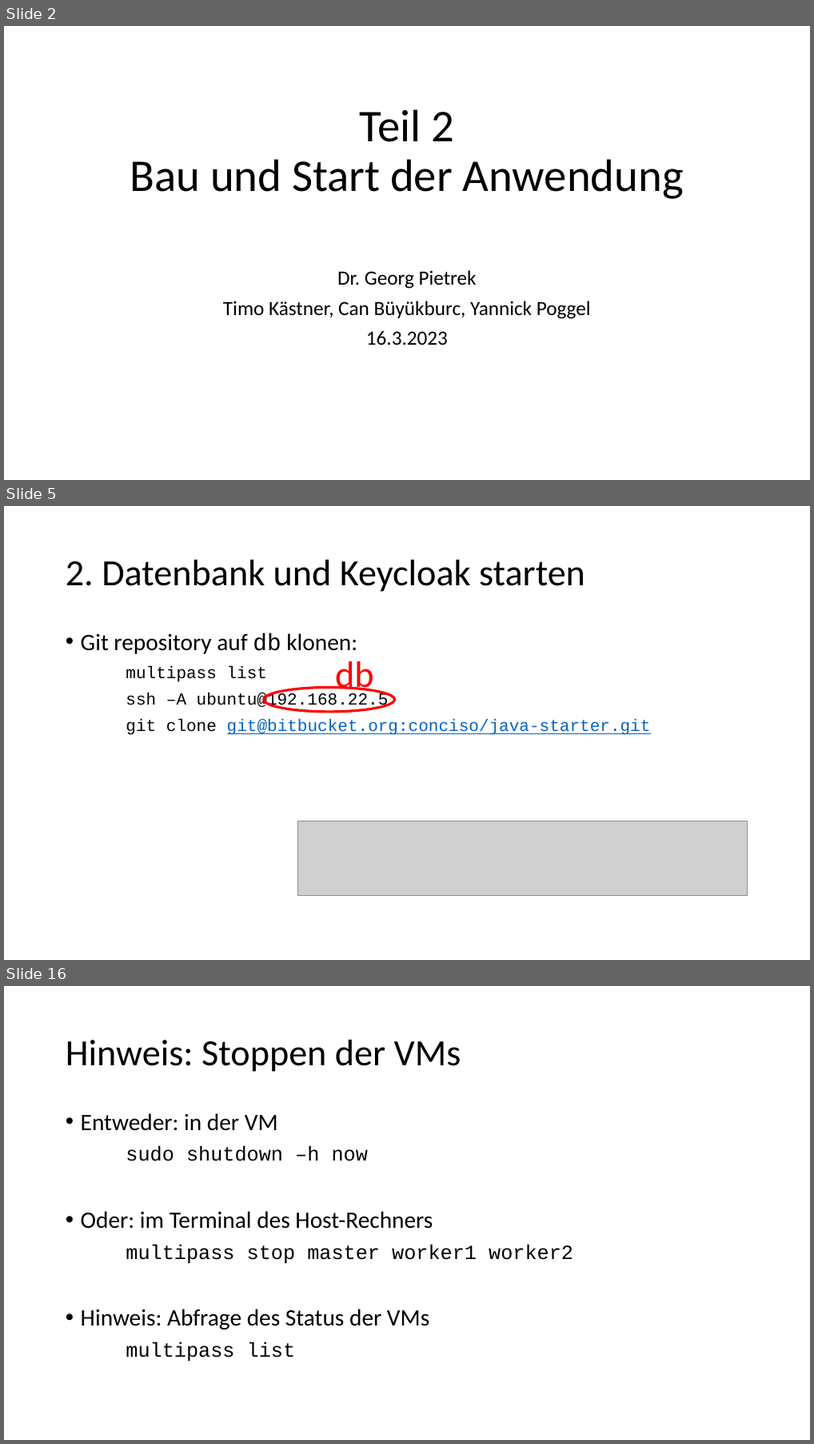
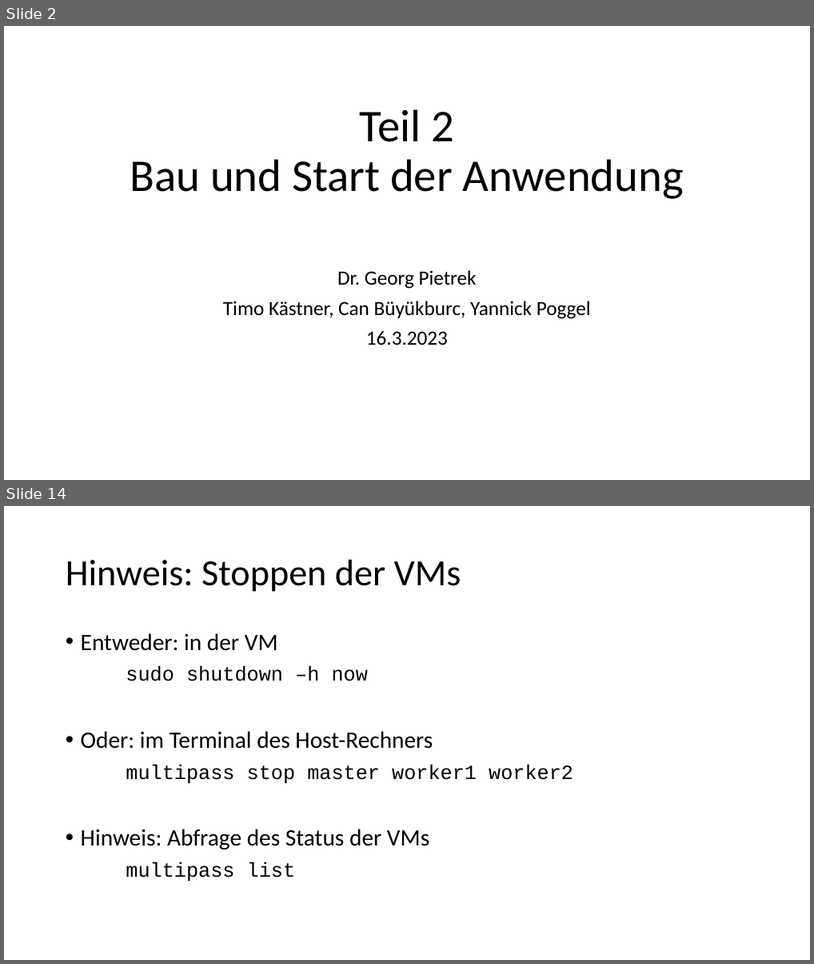
Before and after one commit to igeldo/PR4-SoSe23, a slide deck: sample/kubernetes/Bring your own device - Teil 2.pptx. Shown one above the other, each under a label of ours: slides 2, 5 and 16 before the commit, slides 2 and 14 after it; the slides between them are not shown. The pictures are 814x1444 and 814x964 pixels, drawn with LibreOffice and Linux fonts; fonts in the diff are those of the drawing; grey boxes stand for pictures. Boxes give left, top, right and bottom in pixels: in the first picture for what was removed or moved away, otherwise in the second. Text is boxed around its words. In the diff, an @@ line names an element or a change of style, - is before the commit and + after.

```diff
--- a/sample/kubernetes/Bring your own device - Teil 2.pptx
+++ b/sample/kubernetes/Bring your own device - Teil 2.pptx
@@ slide 5 removed at [4,506,810,960], background #FFFFFF @@
@@ title removed at [66,560,586,592] @@
-2. Datenbank und Keycloak starten
@@ text removed at [81,633,651,735] @@
-• Git repository auf db klonen:
-multipass list
-ssh –A ubuntu@192.168.22.5
-git clone git@bitbucket.org:conciso/java-starter.git
@@ text removed at [335,661,374,696] @@
-db
@@ ellipse removed at [264,688,394,712] @@
@@ picture removed at [298,820,747,896] @@
@@ what was slide 16 is now slide 14 @@
```
Also in this commit, not shown: 10 slides changed, 1 slide added, 2 other slides removed.
